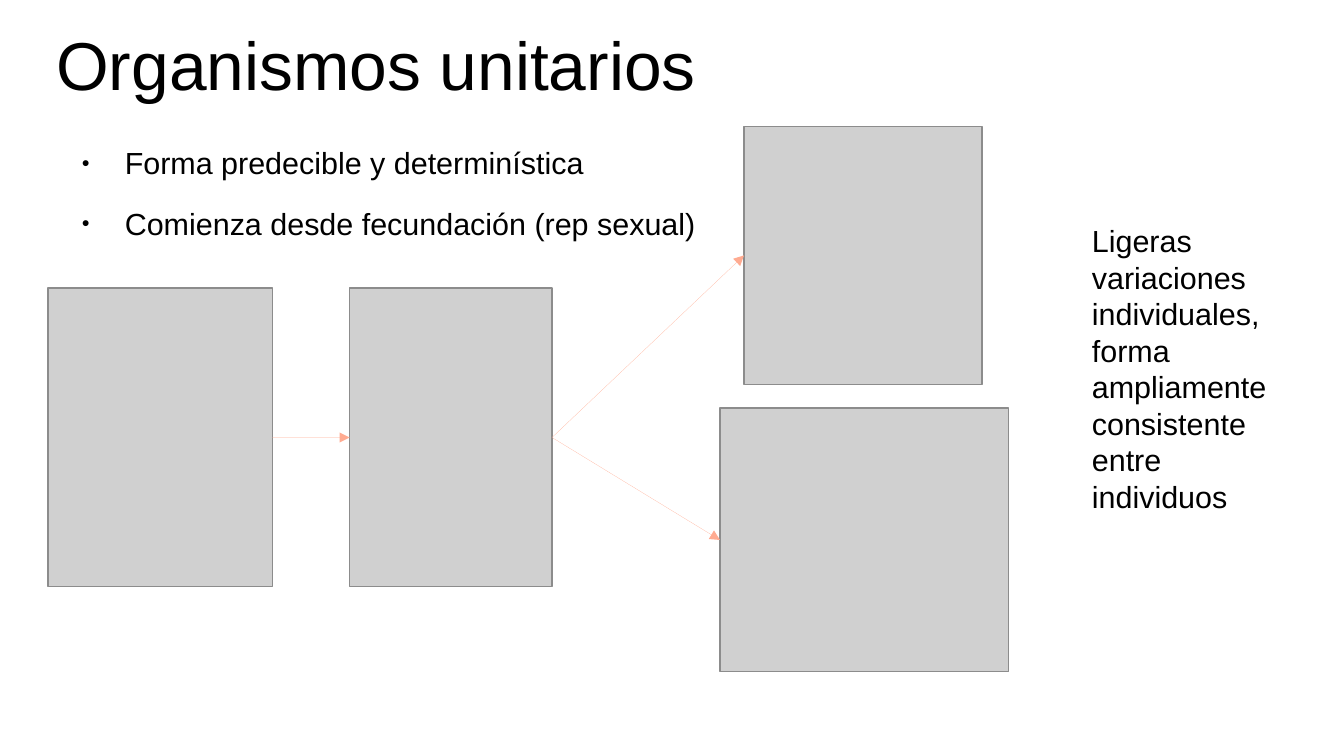
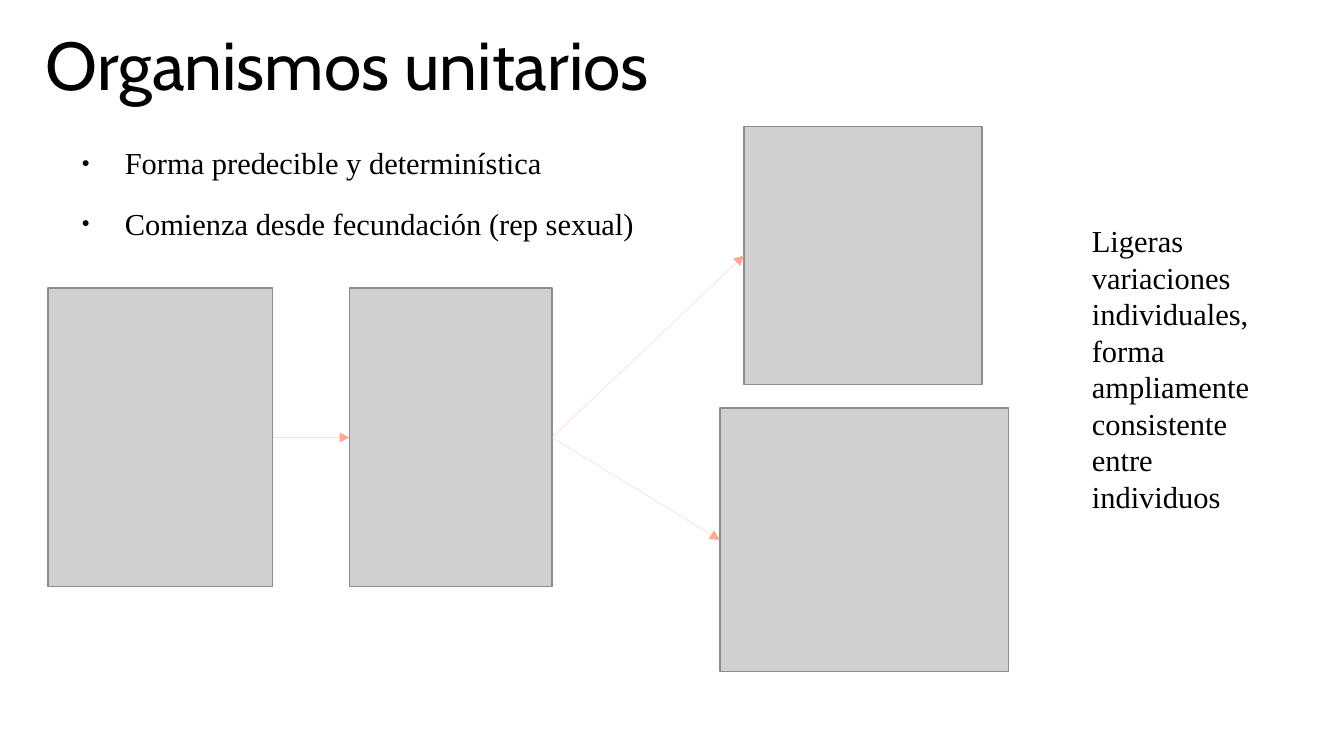
Before and after one commit to gerardommc/Ecologia-poblaciones, a slide deck: slide 4 of Unidad-1/Individuos.odp. Drawn at 1344x756 pixels with LibreOffice and Linux fonts; fonts in the diff are those of the drawing; grey boxes stand for pictures. Boxes give left, top, right and bottom in pixels: in the first picture for what was removed or moved away, otherwise in the second. Text is boxed around its words. In the diff, an @@ line names an element or a change of style, - is before the commit and + after.

Commit message:
Individuos 3

```diff
--- a/Unidad-1/Individuos.odp
+++ b/Unidad-1/Individuos.odp
@@ title "Organismos unitarios" at [46, 41, 649, 105]: font Arial to Cabin @@
@@ text "Forma predecible y determinística" at [125, 152, 634, 241]: font Arial to Times New Roman @@
@@ text "Ligeras" at [1092, 232, 1249, 509]: font Arial to Times New Roman @@
```
Also in this commit, not shown: 12 other slides changed, 2 other files.
